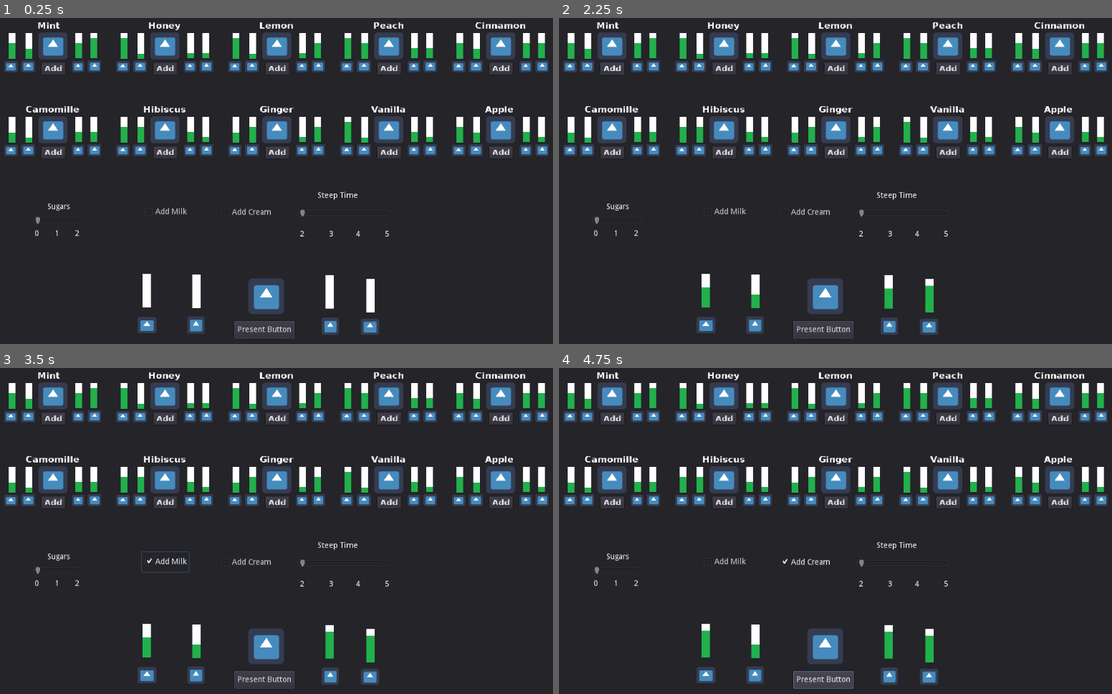
Above: before the commit, frames 1-4 (two rows, left to right).
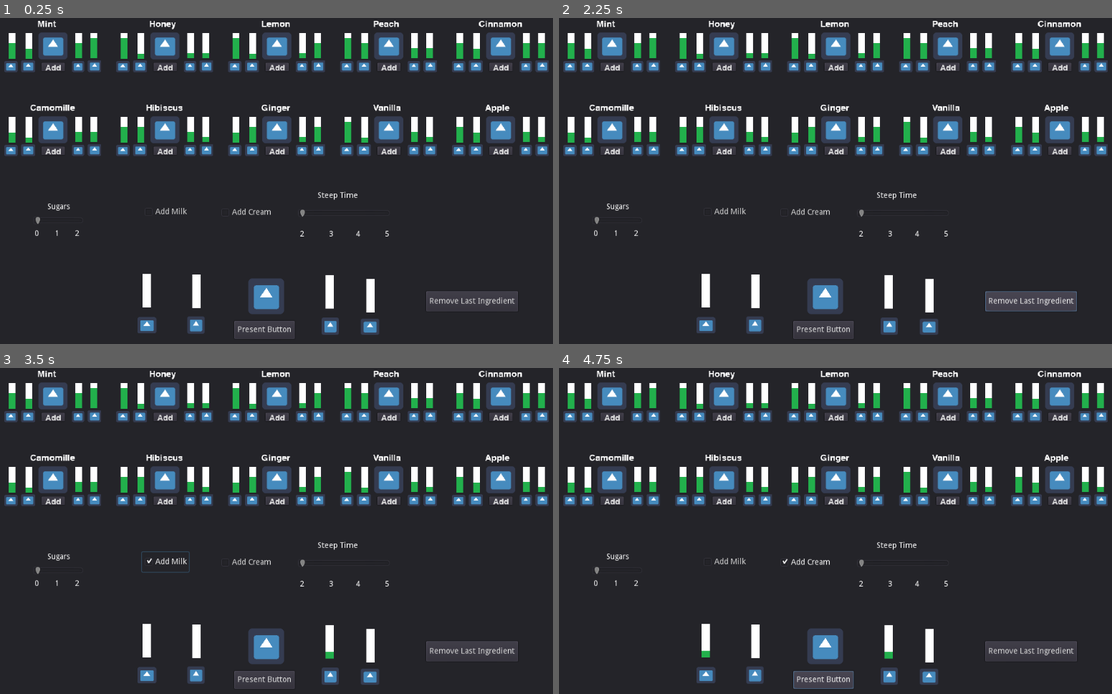
Above: after the commit, the same moments.

Repository: SeanKuehl/TeaTime
Game: Godot game, scene res://MainScene.tscn
Same seed, same stepped clock (60 frames per second), same inputs: the game is played once before the commit and once after it. The engine's default icon, where the game draws it, is replaced by a stand-in: a white triangle on a blue panel in a dark square.
Inputs (mouse positions are in pixels of both pictures, inside the frame that each line leads up to):
- Up to frame 1 (0.25 s): no input
- Up to frame 2 (2.25 s): click "Present Button" at 0.5 s; click "Add" at 1.25 s; click (1029, 301) at 2 s, where only the run after the commit has a clickable "Remove Last Ingredient"
- Up to frame 3 (3.5 s): click "Add Milk" at 2.75 s
- Up to frame 4 (4.75 s): click "Add Cream" at 3.5 s; click "Present Button" at 4.25 s

The runs differ from the first frame. In frame 1, 2.3% of the frame differs, in the area x 4-96%, y 0-90%; in frame 2, 3.1%, in the area x 4-96%, y 0-91%; in frame 3, 2.6%; in frame 4, 2.7%.

Commit message:
setup sugars, steep time and remove last ingredient

Diff:
--- a/Ingredient.tscn
+++ b/Ingredient.tscn
@@ -4,7 +4,7 @@
 [ext_resource path="res://Under.jpg" type="Texture" id=2]
 [ext_resource path="res://Progress.jpg" type="Texture" id=3]
 [ext_resource path="res://Ingredient.gd" type="Script" id=4]
-[ext_resource path="res://Vera-Bold.ttf" type="DynamicFontData" id=5]
+[ext_resource path="res://SwanseaBold-D0ox.ttf" type="DynamicFontData" id=5]
 
 [sub_resource type="DynamicFont" id=1]
 size = 20
--- a/MainScene.gd
+++ b/MainScene.gd
@@ -10,6 +10,12 @@
 
 var milkAdded = false
 var creamAdded = false
+
+var lastSugarValue = 0
+var lastSteepValue = 2
+
+var ingredientList = []
+var removalList = []
 
 var ingredientGridStartX = 110
 var ingredientGridStartY = 50
@@ -52,6 +58,8 @@
 	return ingredients
 
 func HandleAddIngredient(sweet, sour, savory, caffiene):
+
+	ingredientList.append([sweet, sour, savory, caffiene])
 
 	sweetValue = sweet
 	sourValue = sour
@@ -151,8 +159,67 @@
 
 func _on_SugarsSlider_value_changed(value):
 	#0,1 or 2
-	pass # Replace with function body.
+	#given that it starts at 0
+	sweetValue -= lastSugarValue
+	sweetValue += value
+	UpdateValues()
+	lastSugarValue = value
 
 
 func _on_SteepTimeSlider_value_changed(value):
-	pass # Replace with function body.
+	#2,3,4 or 5
+	if lastSteepValue == 2:
+		#no values to undo
+		pass
+	if lastSteepValue == 3:
+		sweetValue -= 1
+		sourValue -= 1
+		savoryValue -= 1
+		caffieneValue -= 1
+		UpdateValues()
+	if lastSteepValue == 4:
+		sweetValue -= 2
+		sourValue -= 2
+		savoryValue -= 2
+		caffieneValue -= 2
+		UpdateValues()
+	if lastSteepValue == 5:
+		sweetValue -= 3
+		sourValue -= 3
+		savoryValue -= 3
+		caffieneValue -= 3
+		UpdateValues()
+
+
+	if value == 3:
+		sweetValue += 1
+		sourValue += 1
+		savoryValue += 1
+		caffieneValue += 1
+		UpdateValues()
+	if value == 4:
+		sweetValue += 2
+		sourValue += 2
+		savoryValue += 2
+		caffieneValue += 2
+		UpdateValues()
+	if value == 5:
+		sweetValue += 3
+		sourValue += 3
+		savoryValue += 3
+		caffieneValue += 3
+		UpdateValues()
+
+	lastSteepValue = value
+
+
+func _on_RemoveLastIngredient_pressed():
+
+	if len(ingredientList) > 0:
+		removalList = ingredientList[-1]
+		sweetValue -= removalList[0]
+		sourValue -= removalList[1]
+		savoryValue -= removalList[2]
+		caffieneValue -= removalList[3]
+		UpdateValues()
+		ingredientList.remove(-1)
--- a/MainScene.tscn
+++ b/MainScene.tscn
@@ -169,7 +169,15 @@
 margin_right = 717.0
 margin_bottom = 394.0
 text = "2           3          4           5"
+
+[node name="RemoveLastIngredient" type="Button" parent="."]
+margin_left = 776.841
+margin_top = 489.301
+margin_right = 940.841
+margin_bottom = 525.301
+text = "Remove Last Ingredient"
 [connection signal="value_changed" from="SugarsSlider" to="." method="_on_SugarsSlider_value_changed"]
 [connection signal="pressed" from="AddMilk" to="." method="_on_AddMilk_pressed"]
 [connection signal="pressed" from="AddCream" to="." method="_on_AddCream_pressed"]
 [connection signal="value_changed" from="SteepTimeSlider" to="." method="_on_SteepTimeSlider_value_changed"]
+[connection signal="pressed" from="RemoveLastIngredient" to="." method="_on_RemoveLastIngredient_pressed"]
Binary file added: SwanseaBold-D0ox.ttf
Binary file removed: Vera-Bold.ttf
Not shown, added: info.txt
